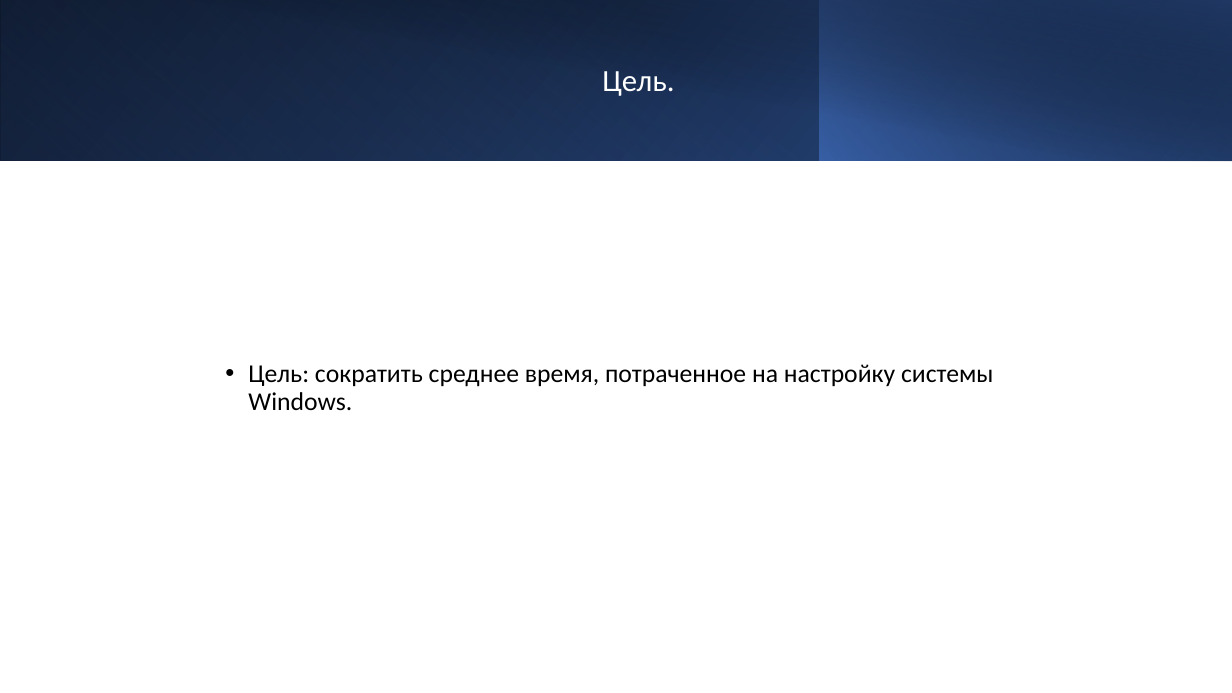
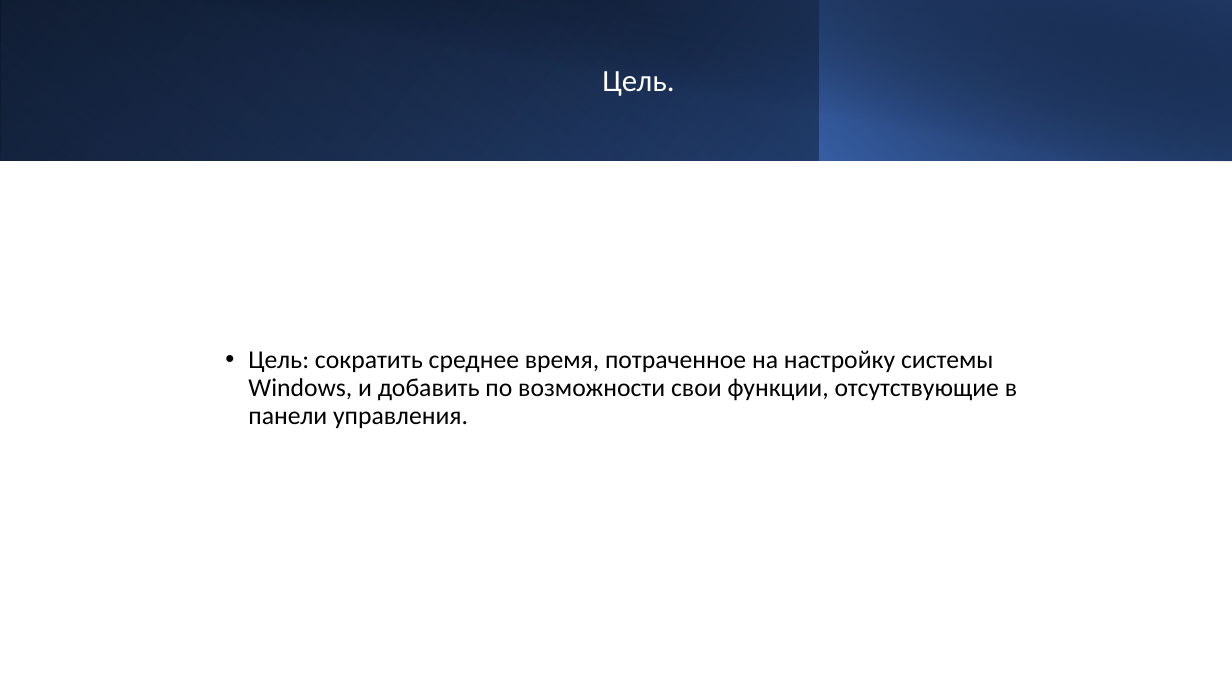
Before and after one commit to mosheadd/WinAPI_PRoject, a slide deck: slide 4 of Презентация.pptx. Drawn at 1232x693 pixels with LibreOffice and Linux fonts; fonts in the diff are those of the drawing. Boxes give left, top, right and bottom in pixels: in the first picture for what was removed or moved away, otherwise in the second. Text is boxed around its words. In the diff, an @@ line names an element or a change of style, - is before the commit and + after.

```diff
--- a/Презентация.pptx
+++ b/Презентация.pptx
@@ text at <box>248,350,1017,428</box>: text changed @@
-• Цель: сократить среднее время, потраченное на настройку системы Windows.
+• Цель: сократить среднее время, потраченное на настройку системы Windows, и добавить по возможности свои функции, отсутствующие в панели управления.
```
Also in this commit, not shown: 2 other slides changed, 2 slides added, 1 slide removed, 9 other files.
